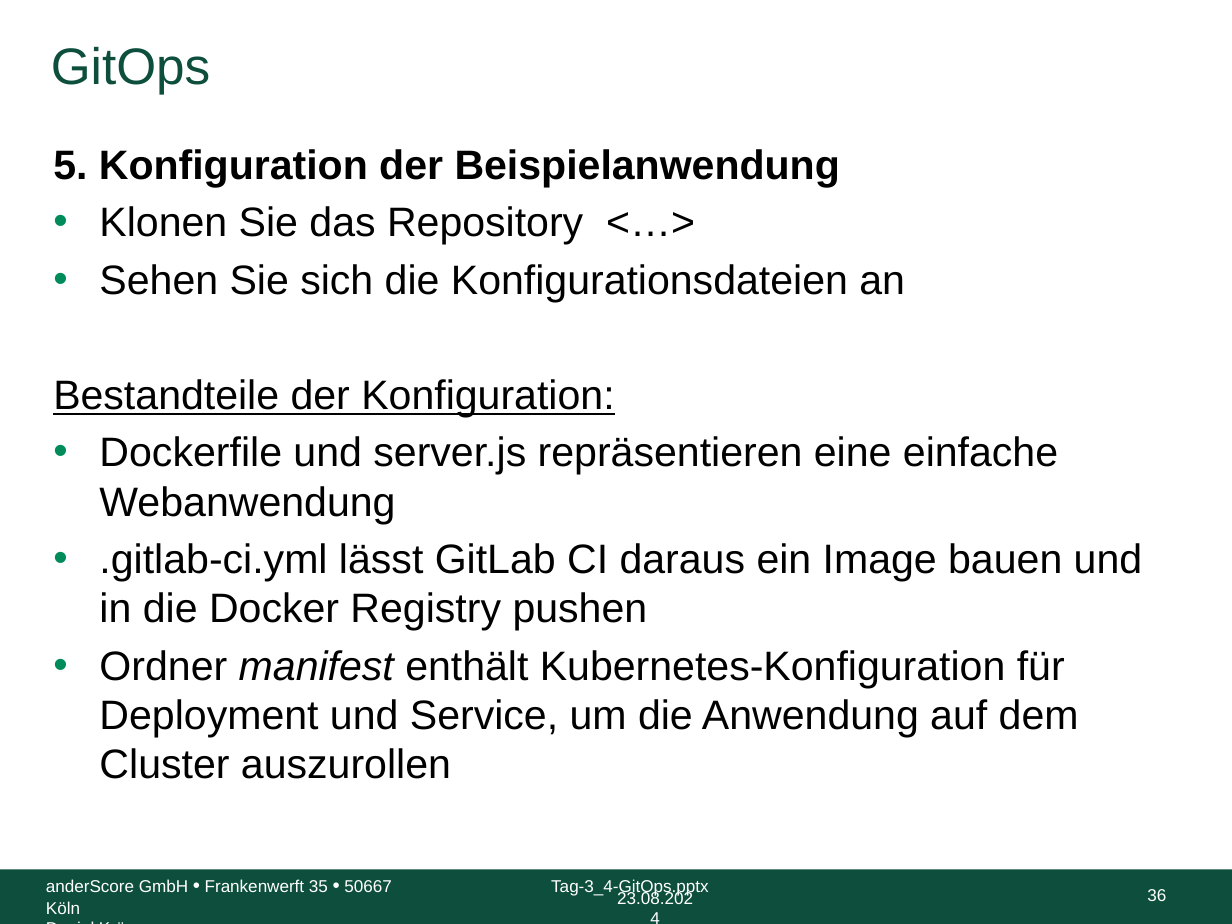
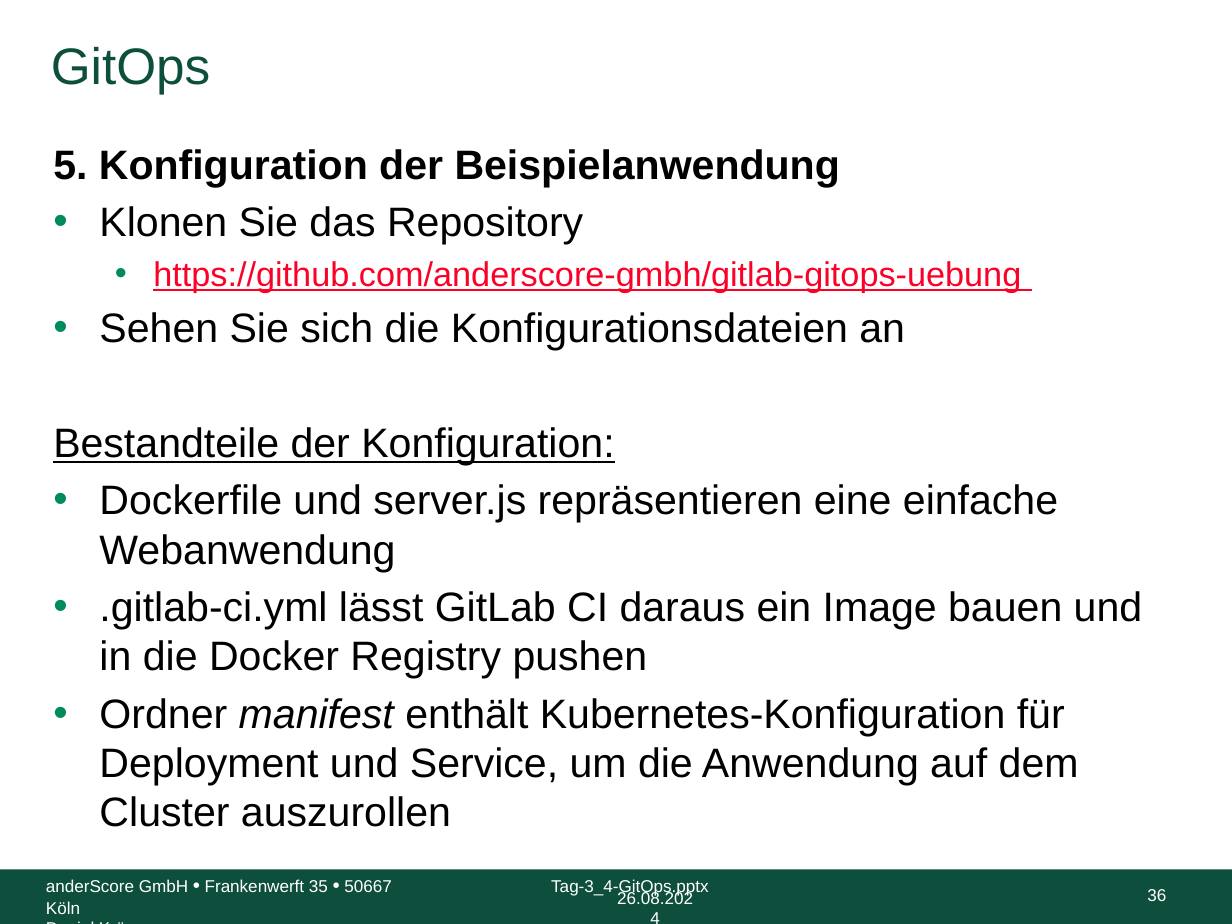
Before and after one commit to anderscore-gmbh/gitlab, a slide deck: slide 36 of slides/Tag-3_4-GitOps.pptx. Drawn at 1232x924 pixels with LibreOffice and Linux fonts; fonts in the diff are those of the drawing; background and template pictures are left out. Boxes give left, top, right and bottom in pixels: in the first picture for what was removed or moved away, otherwise in the second. Text is boxed around its words. In the diff, an @@ line names an element or a change of style, - is before the commit and + after.

Commit message:
GitOps-Aufgabe : Link zum Repository hinzu

```diff
--- a/slides/Tag-3_4-GitOps.pptx
+++ b/slides/Tag-3_4-GitOps.pptx
@@ text at (99,206,1021,292): text changed; size 24 to 20 pt; text colour #000000 to #FC0128 @@
-• Klonen Sie das Repository <…>
+• Klonen Sie das Repository
+  • https://github.com/anderscore-gmbh/gitlab-gitops-uebung
@@ text at (617,890,693,904): text changed @@
-23.08.2024
+26.08.2024
```
Also in this commit, not shown: 54 other slides changed.
